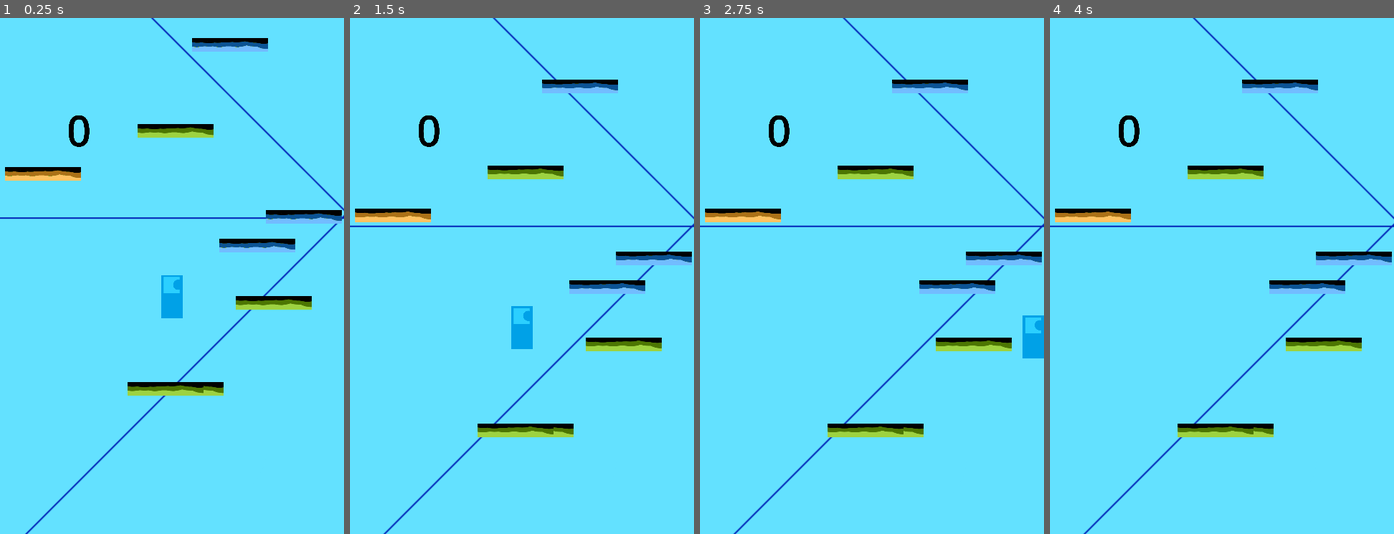
Above: before the commit, frames 1-4 (left to right).
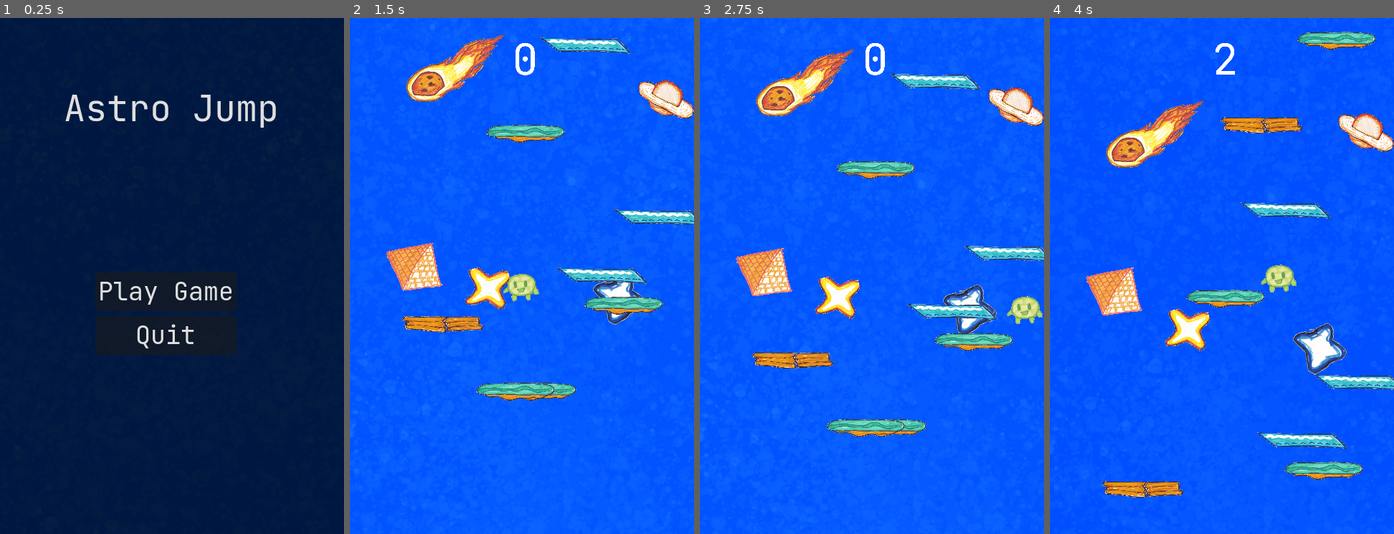
Above: after the commit, the same moments.

Repository: AkshayK-960/AstroLeap
Game: Godot game, scene res://title.tscn
The game is run twice, just before and just after one commit, with the same random seed, the same clock (stepped at 60 frames per second) and the same inputs. Before the commit the project starts from res://node_2d.tscn.
Inputs (mouse positions are in pixels of both pictures, inside the frame that each line leads up to):
- Up to frame 1 (0.25 s): no input
- Up to frame 2 (1.5 s): click (522, 105) at 0.5 s, where only the run after the commit has a clickable "Astro Jump"; click (515, 291) at 1.25 s, where only the run after the commit has a clickable "Play Game"
- Up to frame 3 (2.75 s): tap Enter at 2 s; move the mouse to (947, 250) at 2.02 s; hold Right (ui_right) from 2.03 s (still down); tap Alt at 2.1 s; click (947, 250) at 2.17 s; tap Up at 2.27 s
- Up to frame 4 (4 s): release Right (ui_right) at 2.75 s; drag from (1153, 301) to (1222, 276) at 2.77 s; move the mouse to (1256, 162) at 3.52 s; hold Left (ui_left) from 3.53 s (still down); tap Alt at 3.6 s

The runs differ from the first frame. In frame 1, 100% of the frame differs, in the area x 0-100%, y 0-100%; in frame 2, 100%; in frame 3, 100%; in frame 4, 100%.

Commit message:
Add art for game and make title screen

Diff:
--- a/astro-leap/fragile_platform.gd
+++ b/astro-leap/fragile_platform.gd
@@ -1,6 +1,8 @@
 extends StaticBody2D
 @export_enum("Normal", "Icy", "Fragile") var platform_type: String = "Fragile"
 
+func _ready() -> void:
+	remove_from_group("Player")
 
 func handle_touch(player):
 	if platform_type == "Fragile":
--- a/astro-leap/fragile_platform.tscn
+++ b/astro-leap/fragile_platform.tscn
@@ -1,7 +1,7 @@
 [gd_scene format=3 uid="uid://c017342d313yn"]
 
 [ext_resource type="Script" uid="uid://6hxe1o3vte0w" path="res://fragile_platform.gd" id="1_0a6ch"]
-[ext_resource type="Texture2D" uid="uid://lpg1v67h3m6g" path="res://Assets/fragile-platform.png" id="1_5gevu"]
+[ext_resource type="Texture2D" uid="uid://bj71ar408ufal" path="res://Assets/hand-drawn-assets/Fragile-Platform.png" id="2_0a6ch"]
 
 [sub_resource type="RectangleShape2D" id="RectangleShape2D_0a6ch"]
 size = Vector2(106, 6)
@@ -16,6 +16,7 @@
 one_way_collision_margin = 5.9
 
 [node name="Sprite2D" type="Sprite2D" parent="." unique_id=230815564]
-position = Vector2(19, 157.99998)
-scale = Vector2(0.53, 0.38)
-texture = ExtResource("1_5gevu")
+position = Vector2(21.14467, 159.07059)
+rotation = 0.03289605
+scale = Vector2(0.18498436, 0.12765934)
+texture = ExtResource("2_0a6ch")
--- a/astro-leap/icy_platform.gd
+++ b/astro-leap/icy_platform.gd
@@ -2,6 +2,8 @@
 
 @export_enum("Normal", "Icy", "Fragile") var platform_type: String = "Icy"
 
+func _ready() -> void:
+	remove_from_group("Player")
 
 func handle_touch(player):
 	if platform_type == "Fragile":
--- a/astro-leap/icy_platform.tscn
+++ b/astro-leap/icy_platform.tscn
@@ -1,12 +1,12 @@
 [gd_scene format=3 uid="uid://dx22jeh8q1sn6"]
 
 [ext_resource type="Script" uid="uid://br21742ocv6vp" path="res://icy_platform.gd" id="1_2xa35"]
-[ext_resource type="Texture2D" uid="uid://da2sl1856kvnj" path="res://Assets/icy-platform.png" id="1_jplrd"]
+[ext_resource type="Texture2D" uid="uid://dunddiaao8byp" path="res://Assets/hand-drawn-assets/Icy-Platform.png" id="2_2xa35"]
 
 [sub_resource type="RectangleShape2D" id="RectangleShape2D_2xa35"]
 size = Vector2(106, 6)
 
-[node name="icy platform" type="StaticBody2D" unique_id=853726416]
+[node name="icy platform" type="StaticBody2D" unique_id=853726416 groups=["Player"]]
 script = ExtResource("1_2xa35")
 
 [node name="CollisionShape2D" type="CollisionShape2D" parent="." unique_id=854059638]
@@ -16,6 +16,7 @@
 one_way_collision_margin = 5.9
 
 [node name="Sprite2D" type="Sprite2D" parent="." unique_id=1103832097]
-position = Vector2(19, 157.99998)
-scale = Vector2(0.53, 0.38)
-texture = ExtResource("1_jplrd")
+position = Vector2(27.000008, 158)
+rotation = 0.0763351
+scale = Vector2(0.18446437, 0.13225748)
+texture = ExtResource("2_2xa35")
--- a/astro-leap/killbrick.gd
+++ b/astro-leap/killbrick.gd
@@ -1,9 +1,12 @@
 extends Area2D
-@onready var timer = $Timer
 
-func _on_body_entered() -> void:
-	print("KILLBRICK ACTIVATED")
-	await get_tree().create_timer(2).timeout
-	print("aler t")
-func on_timer_timeout() -> void:
-	get_tree().reload_current_scene()
+func _on_body_entered(body: Node2D) -> void:
+	if body.is_in_group("Player"):
+		get_tree().change_scene_to_file("res://title.tscn")
+		print("level failed")
+		clear_all()
+
+
+func clear_all():
+	for child in get_children():
+		child.queue_free()
--- a/astro-leap/node_2d.tscn
+++ b/astro-leap/node_2d.tscn
@@ -1,17 +1,28 @@
 [gd_scene format=3 uid="uid://buyqxhtdwrn3l"]
 
 [ext_resource type="PackedScene" uid="uid://bwktcssqfyuye" path="res://player.tscn" id="1_0hol4"]
-[ext_resource type="Texture2D" uid="uid://6i0lto1c026x" path="res://Assets/grid.png" id="2_0e48y"]
+[ext_resource type="Script" uid="uid://b5cnnt838lkak" path="res://parallax_2d.gd" id="2_ir8iy"]
 [ext_resource type="Script" uid="uid://3qf03k4c67nk" path="res://game-camera.gd" id="3_epypp"]
+[ext_resource type="Texture2D" uid="uid://d3ef6yiarl6i3" path="res://Assets/gridimage.png" id="3_ir8iy"]
 [ext_resource type="PackedScene" uid="uid://be3yt5uu2eca1" path="res://normal_platform.tscn" id="4_0hol4"]
 [ext_resource type="PackedScene" uid="uid://dx22jeh8q1sn6" path="res://icy_platform.tscn" id="5_kdubu"]
 [ext_resource type="PackedScene" uid="uid://c017342d313yn" path="res://fragile_platform.tscn" id="6_d21ai"]
 [ext_resource type="Script" uid="uid://c0txlmxxd4ol8" path="res://platforms.gd" id="7_d21ai"]
 [ext_resource type="Script" uid="uid://xmrn2gldikdi" path="res://score.gd" id="8_rj586"]
 [ext_resource type="Script" uid="uid://hfd24xhqmaik" path="res://killbrick.gd" id="9_4d7sh"]
+[ext_resource type="Script" uid="uid://b7k0k4dx4s2n" path="res://skyspawner.gd" id="11_0h7mo"]
+[ext_resource type="Texture2D" uid="uid://cskqvapoolfwn" path="res://Assets/hand-drawn-assets/Planet.png" id="13_0h7mo"]
+[ext_resource type="Texture2D" uid="uid://dqd7y3mgc7tsc" path="res://Assets/hand-drawn-assets/Asteroid.png" id="13_d2bti"]
+[ext_resource type="Texture2D" uid="uid://dktc44o6dfjjn" path="res://Assets/hand-drawn-assets/Pyramid.png" id="14_nr8wp"]
+[ext_resource type="Texture2D" uid="uid://dlic87bkfxh37" path="res://Assets/hand-drawn-assets/Star1.png" id="15_d2bti"]
+[ext_resource type="Texture2D" uid="uid://uij5tkejtxa3" path="res://Assets/hand-drawn-assets/Star2.png" id="16_ta5nu"]
+[ext_resource type="PackedScene" uid="uid://eaeml336ouul" path="res://title.tscn" id="17_flf07"]
 
 [sub_resource type="RectangleShape2D" id="RectangleShape2D_rj586"]
 size = Vector2(39, 686.5)
+
+[sub_resource type="RectangleShape2D" id="RectangleShape2D_4d7sh"]
+size = Vector2(3360, 285)
 
 [node name="Game" type="Node2D" unique_id=674772645]
 position = Vector2(228, 74)
@@ -21,15 +32,18 @@
 
 [node name="Parallax2D" type="Parallax2D" parent="." unique_id=439612689]
 show_behind_parent = true
-scroll_scale = Vector2(0.2, 0.2)
+z_index = -2
+scroll_scale = Vector2(0.1, 0.1)
+scroll_offset = Vector2(-180, -166)
 repeat_size = Vector2(1000, 1000)
+script = ExtResource("2_ir8iy")
 
 [node name="TextureRect" type="TextureRect" parent="Parallax2D" unique_id=190831523]
 offset_left = -240.0
 offset_top = -360.0
 offset_right = 760.0
 offset_bottom = 640.0
-texture = ExtResource("2_0e48y")
+texture = ExtResource("3_ir8iy")
 stretch_mode = 1
 metadata/_edit_use_anchors_ = true
 
@@ -38,8 +52,11 @@
 [node name="icy platform" parent="." unique_id=853726416 instance=ExtResource("5_kdubu")]
 position = Vector2(100, -200)
 
+[node name="Sprite2D" parent="icy platform" index="1" unique_id=1103832097]
+position = Vector2(12.000008, 199)
+
 [node name="fragile platform" parent="." unique_id=1366655059 instance=ExtResource("6_d21ai")]
-position = Vector2(-199, -300)
+position = Vector2(-132, -92)
 
 [node name="Platforms" type="Node2D" parent="." unique_id=1753621645]
 script = ExtResource("7_d21ai")
@@ -49,11 +66,13 @@
 script = ExtResource("3_epypp")
 
 [node name="score" type="Label" parent="Camera2D" unique_id=1807742105]
+unique_name_in_owner = true
 z_index = 1
-offset_left = -734.99994
-offset_top = -1225.0
-offset_right = -287.99994
-offset_bottom = -1086.0
+offset_left = -785.0
+offset_top = -1710.0
+offset_right = 829.99976
+offset_bottom = -675.0001
+horizontal_alignment = 1
 script = ExtResource("8_rj586")
 
 [node name="barriers" type="StaticBody2D" parent="Camera2D" unique_id=79857748]
@@ -67,9 +86,99 @@
 position = Vector2(260, 39.75)
 shape = SubResource("RectangleShape2D_rj586")
 
-[node name="Area2D" type="Area2D" parent="Camera2D" unique_id=30345414]
+[node name="Area2D" type="Area2D" parent="Camera2D" unique_id=2102354171]
 script = ExtResource("9_4d7sh")
 
-[node name="Timer" type="Timer" parent="Camera2D/Area2D" unique_id=1776910751]
-wait_time = 0.5
-one_shot = true
+[node name="CollisionShape2D" type="CollisionShape2D" parent="Camera2D/Area2D" unique_id=265751547]
+position = Vector2(-65.00003, 2244.9998)
+scale = Vector2(0.99999976, 0.99999976)
+shape = SubResource("RectangleShape2D_4d7sh")
+
+[node name="Node2D" type="Node2D" parent="." unique_id=1963752469]
+visibility_layer = 2
+z_index = -1
+script = ExtResource("11_0h7mo")
+
+[node name="Parallax2D" type="Parallax2D" parent="Node2D" unique_id=1419258902]
+scroll_scale = Vector2(0.4, 0.4)
+scroll_offset = Vector2(0, -200)
+repeat_size = Vector2(0, 1500)
+repeat_times = 2
+
+[node name="TextureRect" type="TextureRect" parent="Node2D/Parallax2D" unique_id=1803546484]
+offset_left = -47.0
+offset_top = 3.0
+offset_right = 12.261719
+offset_bottom = 158.76068
+rotation = 0.84209317
+texture = ExtResource("13_d2bti")
+expand_mode = 1
+
+[node name="Parallax2D2" type="Parallax2D" parent="Node2D" unique_id=1732537266]
+scroll_scale = Vector2(0.2, 0.2)
+scroll_offset = Vector2(0, 250)
+repeat_size = Vector2(0, 2500)
+repeat_times = 2
+
+[node name="TextureRect" type="TextureRect" parent="Node2D/Parallax2D2" unique_id=214885469]
+offset_left = 236.00003
+offset_top = -307.0
+offset_right = 301.2066
+offset_bottom = -238.38623
+rotation = 1.3232086
+texture = ExtResource("13_0h7mo")
+expand_mode = 1
+
+[node name="Parallax2D3" type="Parallax2D" parent="Node2D" unique_id=185993931]
+scroll_scale = Vector2(0.15, 0.15)
+scroll_offset = Vector2(-350, 500)
+repeat_size = Vector2(0, 1500)
+repeat_times = 2
+
+[node name="TextureRect" type="TextureRect" parent="Node2D/Parallax2D3" unique_id=909418731]
+offset_left = 236.00003
+offset_top = -307.0
+offset_right = 301.2066
+offset_bottom = -238.38623
+rotation = 1.3232086
+texture = ExtResource("14_nr8wp")
+expand_mode = 1
+metadata/_edit_use_anchors_ = true
+
+[node name="Parallax2D4" type="Parallax2D" parent="Node2D" unique_id=764063773]
+scroll_scale = Vector2(0.25, 0.25)
+scroll_offset = Vector2(-250, 500)
+repeat_size = Vector2(0, 1500)
+repeat_times = 2
+
+[node name="TextureRect" type="TextureRect" parent="Node2D/Parallax2D4" unique_id=1013704841]
+offset_left = 236.00003
+offset_top = -307.0
+offset_right = 301.2066
+offset_bottom = -238.38623
+rotation = 1.3232086
+texture = ExtResource("15_d2bti")
+expand_mode = 1
+metadata/_edit_use_anchors_ = true
+
+[node name="Parallax2D5" type="Parallax2D" parent="Node2D" unique_id=1814561314]
+scroll_scale = Vector2(0.3, 0.3)
+scroll_offset = Vector2(-65, 500)
+repeat_size = Vector2(0, 1500)
+repeat_times = 2
+
+[node name="TextureRect" type="TextureRect" parent="Node2D/Parallax2D5" unique_id=890848768]
+offset_left = 236.00003
+offset_top = -307.0
+offset_right = 301.2066
+offset_bottom = -238.38623
+rotation = 1.3232086
+texture = ExtResource("16_ta5nu")
+expand_mode = 1
+metadata/_edit_use_anchors_ = true
+
+[node name="Title" parent="." unique_id=917597684 instance=ExtResource("17_flf07")]
+
+[connection signal="body_entered" from="Camera2D/Area2D" to="Camera2D/Area2D" method="_on_body_entered"]
+
+[editable path="icy platform"]
--- a/astro-leap/normal_platform.tscn
+++ b/astro-leap/normal_platform.tscn
@@ -1,12 +1,13 @@
 [gd_scene format=3 uid="uid://be3yt5uu2eca1"]
 
-[ext_resource type="Texture2D" uid="uid://n47mtbf7vv1d" path="res://Assets/normal_platform.png" id="1_7oihs"]
 [ext_resource type="Script" uid="uid://bc3t6nfw1ww16" path="res://platform.gd" id="1_wh0pp"]
+[ext_resource type="Texture2D" uid="uid://c6a4jnsu8gjib" path="res://Assets/hand-drawn-assets/Normal-Platform.png" id="2_wh0pp"]
 
 [sub_resource type="RectangleShape2D" id="RectangleShape2D_q6r6c"]
 size = Vector2(106, 6)
 
 [node name="platform" type="StaticBody2D" unique_id=1534407697]
+position = Vector2(2, 0)
 script = ExtResource("1_wh0pp")
 
 [node name="CollisionShape2D" type="CollisionShape2D" parent="." unique_id=1656652060]
@@ -16,6 +17,6 @@
 one_way_collision_margin = 5.9
 
 [node name="Sprite2D" type="Sprite2D" parent="." unique_id=1465674924]
-position = Vector2(19, 157.99998)
-scale = Vector2(0.53, 0.38)
-texture = ExtResource("1_7oihs")
+position = Vector2(19, 162)
+scale = Vector2(0.17350768, 0.12440174)
+texture = ExtResource("2_wh0pp")
--- /dev/null
+++ b/astro-leap/parallax_2d.gd
@@ -0,0 +1,10 @@
+extends Parallax2D
+@export var max_value: float = 100.0
+@onready var player = get_node("../Player")
+
+func _process(delta: float) -> void:
+	var normalized_var = clamp(-player.position.y / 8000, 0.0, 1.0)
+	modulate = Color(0.15 - normalized_var, 0.51 - normalized_var, 1.1 - normalized_var)
+
+
+#use 8000
--- a/astro-leap/platform.gd
+++ b/astro-leap/platform.gd
@@ -1,6 +1,9 @@
 extends StaticBody2D
 @export_enum("Normal", "Icy", "Fragile") var platform_type: String = "Normal"
 
+
+func _ready() -> void:
+	remove_from_group("Player")
 
 func handle_touch(player):
 	if platform_type == "Fragile":
--- a/astro-leap/platforms.gd
+++ b/astro-leap/platforms.gd
@@ -11,9 +11,9 @@
 
 
 func _ready():
+	remove_from_group("Player")
 
-
-	for i in 1200:
+	for i in 10000:
 		var normal_platform_instance = normal_platform_scene.instantiate()
 		var icy_platform_instance = icy_platform_scene.instantiate()
 		var fragile_platform_instance = fragile_platform_scene.instantiate()
@@ -24,6 +24,7 @@
 		fragile_platform_instance.position = Vector2(randi_range(-200, 200), i * -spacing)
 
 
+		var current_scale_value = lerp(1.0, 0.8, clamp(i * 100, 0.0, 1.0))
 		var randomplatformtype = randi_range(1, 3)
 
 		if randomplatformtype == 1:
@@ -32,3 +33,8 @@
 			add_child(icy_platform_instance)
 		elif randomplatformtype == 3:
 			add_child(fragile_platform_instance)
+
+@onready var player = get_node("../Player")
+func _process(delta: float) -> void:
+	var normalized_var = clamp(-player.position.y / 8000, 0.0, 1.0)
+	modulate.a = 1.5 - normalized_var
--- /dev/null
+++ b/astro-leap/play.gd
@@ -0,0 +1,14 @@
+extends Button
+
+
+# Called when the node enters the scene tree for the first time.
+func _ready() -> void:
+	pass
+
+var maxScore: int = 0
+func _process(delta: float) -> void:
+	pass
+
+
+func _on_pressed() -> void:
+	get_tree().change_scene_to_file("res://node_2d.tscn")
--- a/astro-leap/player.gd
+++ b/astro-leap/player.gd
@@ -14,6 +14,7 @@
 	if is_slippery:
 
 			if direction:
+				#velocity.y = -50000 # alskdjf;laksdjflk;j
 				velocity.x = move_toward(velocity.x, direction * (max_speed), acceleration * delta * 1.15)
 			else:
 				velocity.x = move_toward(velocity.x, 0, (friction - 500) * delta)
@@ -23,6 +24,9 @@
 				velocity.x = move_toward(velocity.x, direction * max_speed, acceleration * delta)
 			else:
 				velocity.x = move_toward(velocity.x, 0, friction * delta)
+
+
+
 
 	if is_on_floor():
 		var collision = get_last_slide_collision()
@@ -37,5 +41,7 @@
 		velocity.y = jumpHeight
 
 
-func _on_area_2d_body_entered(body: Node2D) -> void:
-	pass # Replace with function body.
+@onready var player = get_node("../Player")
+func _process(delta: float) -> void:
+	var normalized_var = clamp(-player.position.y / 8000, 0.0, 1.0)
+	modulate.a = 2 - normalized_var
--- a/astro-leap/player.tscn
+++ b/astro-leap/player.tscn
@@ -1,19 +1,22 @@
 [gd_scene format=3 uid="uid://bwktcssqfyuye"]
 
-[ext_resource type="Texture2D" uid="uid://ybfq43ewp10o" path="res://Assets/character.png" id="1_4flbx"]
 [ext_resource type="Script" uid="uid://fcrwa4bans81" path="res://player.gd" id="1_onrkg"]
+[ext_resource type="Texture2D" uid="uid://x118pb7r113s" path="res://Assets/hand-drawn-assets/Player.png" id="2_onrkg"]
 
 [sub_resource type="CapsuleShape2D" id="CapsuleShape2D_onrkg"]
-radius = 15.0
-height = 60.0
+radius = 19.0
+height = 52.0
 
-[node name="Player" type="CharacterBody2D" unique_id=529835538]
+[node name="Player" type="CharacterBody2D" unique_id=529835538 groups=["Player"]]
 script = ExtResource("1_onrkg")
 
 [node name="Sprite" type="Sprite2D" parent="." unique_id=1165601662]
-scale = Vector2(0.1, 0.1)
-texture = ExtResource("1_4flbx")
+position = Vector2(-1, 4)
+rotation = 0.02403305
+scale = Vector2(0.12224939, 0.11358382)
+texture = ExtResource("2_onrkg")
 
 [node name="CollisionShape2D" type="CollisionShape2D" parent="." unique_id=1095602290]
+position = Vector2(0, 4)
+rotation = -1.5707964
 shape = SubResource("CapsuleShape2D_onrkg")
-debug_color = Color(0.9519823, 1.2513996e-06, 0.56338036, 0.41960785)
--- a/astro-leap/project.godot
+++ b/astro-leap/project.godot
@@ -11,7 +11,7 @@
 [application]
 
 config/name="Astro Leap"
-run/main_scene="uid://buyqxhtdwrn3l"
+run/main_scene="uid://eaeml336ouul"
 config/features=PackedStringArray("4.6", "GL Compatibility")
 config/icon="res://icon.svg"
 
@@ -27,6 +27,11 @@
 [global_group]
 
 platformer_platform=""
+Player=""
+
+[gui]
+
+theme/custom_font="uid://bd3fc0vnhemqk"
 
 [physics]
 
--- /dev/null
+++ b/astro-leap/quitbutton.gd
@@ -0,0 +1,15 @@
+extends Button
+
+
+# Called when the node enters the scene tree for the first time.
+func _ready() -> void:
+	pass # Replace with function body.
+
+
+# Called every frame. 'delta' is the elapsed time since the previous frame.
+func _process(delta: float) -> void:
+	pass
+
+
+func _on_pressed() -> void:
+	get_tree().quit()
--- a/astro-leap/score.gd
+++ b/astro-leap/score.gd
@@ -8,7 +8,7 @@
 
 
 	label_settings.font_size = 300
-	label_settings.font_color = Color(0.0, 0.0, 0.0, 1.0)
+	label_settings.font_color = Color(1.0, 1.0, 1.0, 1.0)
 
 var maxScore: int = 0
 func _process(_delta: float) -> void:
--- /dev/null
+++ b/astro-leap/skyitems.gd
@@ -0,0 +1,7 @@
+extends Parallax2D
+@export var max_value: float = 100.0
+@onready var player = get_node("../Player")
+
+func _process(delta: float) -> void:
+	var normalized_var = clamp(-player.position.y / 8000, 0.0, 1.0)
+	modulate = Color(0.15 - normalized_var, 0.51 - normalized_var, 1.1 - normalized_var)
--- /dev/null
+++ b/astro-leap/skyspawner.gd
@@ -0,0 +1,11 @@
+extends Node2D
+
+
+# Called when the node enters the scene tree for the first time.
+func _ready() -> void:
+	modulate.a = 1
+
+
+# Called every frame. 'delta' is the elapsed time since the previous frame.
+func _process(delta: float) -> void:
+	pass
--- /dev/null
+++ b/astro-leap/title.gd
@@ -0,0 +1,15 @@
+extends Label
+
+
+# Called when the node enters the scene tree for the first time.
+func _ready() -> void:
+	if label_settings == null:
+		label_settings = LabelSettings.new()
+
+
+	label_settings.font_size = 60
+	label_settings.font_color = Color(1.0, 1.0, 1.0, 1.0)
+
+var maxScore: int = 0
+func _process(delta: float) -> void:
+	pass
--- /dev/null
+++ b/astro-leap/title.tscn
@@ -0,0 +1,56 @@
+[gd_scene format=3 uid="uid://eaeml336ouul"]
+
+[ext_resource type="Script" uid="uid://c4g326mg8eujm" path="res://play.gd" id="2_oyqm6"]
+[ext_resource type="Texture2D" uid="uid://d3ef6yiarl6i3" path="res://Assets/gridimage.png" id="3_3xoar"]
+[ext_resource type="Script" uid="uid://bpu5a3fstc04p" path="res://quitbutton.gd" id="3_kpexm"]
+[ext_resource type="Script" uid="uid://bskenaqmd2lj4" path="res://titlebackground.gd" id="4_3xoar"]
+
+[node name="Title" type="Node2D" unique_id=917597684]
+z_index = -20
+position = Vector2(223, 156)
+
+[node name="Button" type="Button" parent="." unique_id=814756589]
+offset_left = -90.0
+offset_top = 198.0
+offset_right = 107.0
+offset_bottom = 253.0
+theme_override_colors/font_hover_color = Color(0.4243709, 0.87540287, 1, 1)
+theme_override_font_sizes/font_size = 35
+text = "Play Game"
+script = ExtResource("2_oyqm6")
+
+[node name="Button2" type="Button" parent="." unique_id=399856453]
+offset_left = -90.0
+offset_top = 259.0
+offset_right = 107.0
+offset_bottom = 314.0
+theme_override_colors/font_hover_color = Color(1, 0.3830446, 0.26043218, 1)
+theme_override_font_sizes/font_size = 35
+text = "Quit"
+script = ExtResource("3_kpexm")
+
+[node name="Button3" type="Button" parent="." unique_id=1726487748]
+offset_left = -138.0
+offset_top = -67.0
+offset_right = 170.0
+offset_bottom = 7.0
+theme_override_font_sizes/font_size = 50
+text = "Astro Jump"
+flat = true
+
+[node name="Parallax2D" type="Parallax2D" parent="." unique_id=530125847]
+z_index = -50
+repeat_size = Vector2(1000, 1000)
+autoscroll = Vector2(0, 50)
+repeat_times = 2
+
+[node name="TextureRect" type="TextureRect" parent="Parallax2D" unique_id=439572366]
+modulate = Color(0.101960786, 0.21176471, 0.3647059, 1)
+offset_right = 40.0
+offset_bottom = 40.0
+texture = ExtResource("3_3xoar")
+stretch_mode = 1
+script = ExtResource("4_3xoar")
+
+[connection signal="pressed" from="Button" to="Button" method="_on_pressed"]
+[connection signal="pressed" from="Button2" to="Button2" method="_on_pressed"]
--- /dev/null
+++ b/astro-leap/titlebackground.gd
@@ -0,0 +1,11 @@
+extends TextureRect
+
+
+# Called when the node enters the scene tree for the first time.
+func _ready() -> void:
+	modulate = modulate.darkened(0.3)
+
+
+# Called every frame. 'delta' is the elapsed time since the previous frame.
+func _process(delta: float) -> void:
+	pass
Binary file added: astro-leap/Assets/gridimage.png
Not shown, added: astro-leap/Assets/gridimage.png.import
Binary file added: astro-leap/Assets/hand-drawn-assets/Asteroid.png
Not shown, added: astro-leap/Assets/hand-drawn-assets/Asteroid.png.import
Binary file added: astro-leap/Assets/hand-drawn-assets/Fragile-Platform.png
Not shown, added: astro-leap/Assets/hand-drawn-assets/Fragile-Platform.png.import
Binary file added: astro-leap/Assets/hand-drawn-assets/Icy-Platform.png
Not shown, added: astro-leap/Assets/hand-drawn-assets/Icy-Platform.png.import
Binary file added: astro-leap/Assets/hand-drawn-assets/Normal-Platform.png
Not shown, added: astro-leap/Assets/hand-drawn-assets/Normal-Platform.png.import
Binary file added: astro-leap/Assets/hand-drawn-assets/Planet.png
Not shown, added: astro-leap/Assets/hand-drawn-assets/Planet.png.import
(and 23 more such lines)
